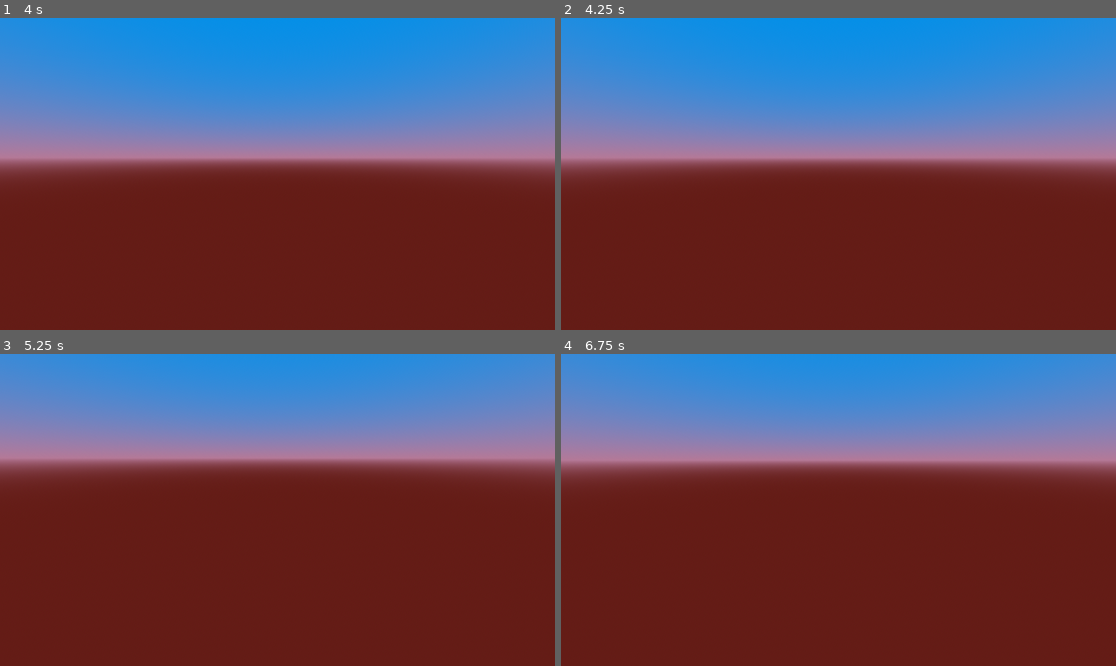
Above: before the commit, frames 1-4 (two rows, left to right).
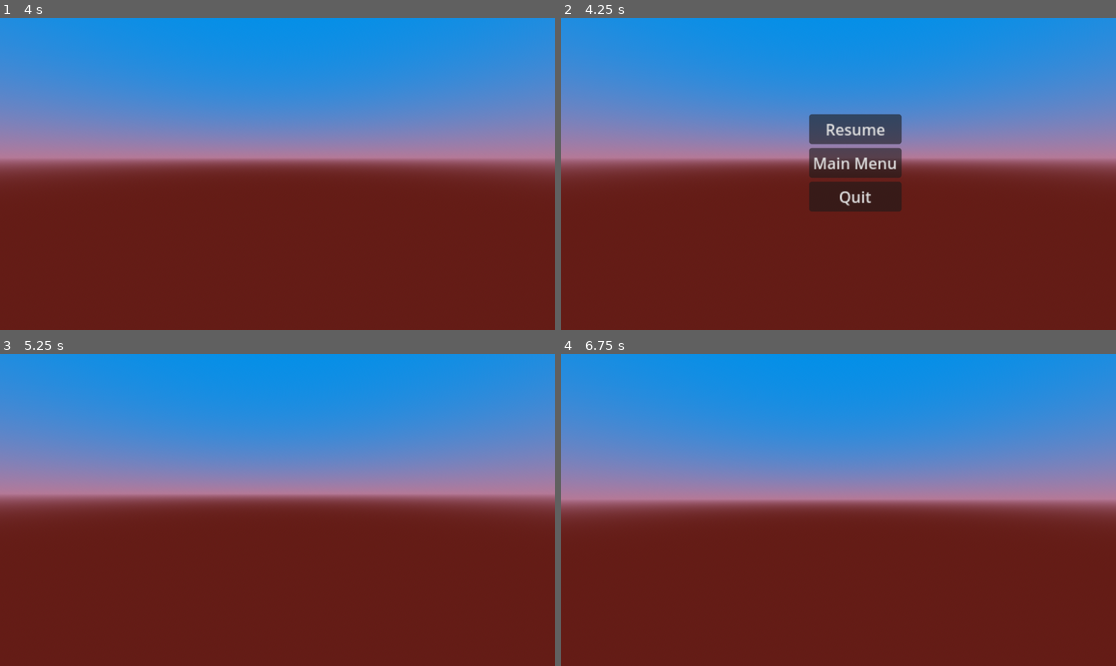
Above: after the commit, the same moments.

Repository: SaschaKreyling/Godot_Portal_Game
Game: Godot game, scene res://scenes/TestScene.tscn
Same seed, same stepped clock (60 frames per second), same inputs: the game is played once before the commit and once after it.
Inputs (mouse positions are in pixels of both pictures, inside the frame that each line leads up to):
- Up to frame 1 (4 s): tap Enter (ui_accept) at 0.5, 0.77, 1.25, 1.52, 2, 2.75, 3.02, 3.5, 3.77 s; move the mouse to (399, 158) at 0.52 s; hold Right (ui_right) 0.53-1.28 s; click (399, 158) at 0.67 s; move the mouse to (249, 174) at 1.27 s; hold Up (ui_up) from 1.28 s (still down); move the mouse to (288, 167) at 2.02 s; move the mouse to (271, 180) at 2.77 s; click (271, 180) at 2.92 s; move the mouse to (316, 177) at 3.52 s
- Up to frame 2 (4.25 s): keep holding Up (ui_up); tap Escape (pause, bound only after the commit) at 4.15 s
- Up to frame 3 (5.25 s): release Up (ui_up) at 4.25 s; click (294, 466) at 4.25 s, where only the run after the commit has a clickable "Resume"; tap Enter (ui_accept) at 5 s; move the mouse to (233, 506) at 5.02 s; hold Up (ui_up) from 5.03 s (still down)
- Up to frame 4 (6.75 s): tap Enter (ui_accept) at 5.27 s; move the mouse to (844, 510) at 5.77 s; click (844, 510) at 5.92 s; move the mouse to (816, 503) at 6.52 s; release Up (ui_up) at 6.53 s; hold Right (ui_right) from 6.53 s (still down)

Frame 1 is identical in both runs. In frame 2, 4.8% of the frame differs, in the area x 44-62%, y 30-62%; in frame 3, 48%; in frame 4, 50%, in the area x 0-100%, y 0-53%.

Commit message:
Menus added
Main, options and pause menu added

Diff:
--- /dev/null
+++ b/Menus/main_menu.tscn
@@ -0,0 +1,40 @@
+[gd_scene load_steps=2 format=3 uid="uid://y7jt45lgx6gs"]
+
+[ext_resource type="Script" path="res://scripts/main_menu.gd" id="1_xc0eh"]
+
+[node name="main_menu" type="Control"]
+layout_mode = 3
+anchors_preset = 5
+anchor_left = 0.5
+anchor_right = 0.5
+offset_left = -61.0
+offset_top = 200.0
+offset_right = -61.0
+offset_bottom = 200.0
+grow_horizontal = 2
+scale = Vector2(2, 2)
+script = ExtResource("1_xc0eh")
+
+[node name="MarginContainer" type="MarginContainer" parent="."]
+layout_mode = 0
+offset_right = 40.0
+offset_bottom = 40.0
+
+[node name="VBoxContainer" type="VBoxContainer" parent="MarginContainer"]
+layout_mode = 2
+
+[node name="play" type="Button" parent="MarginContainer/VBoxContainer"]
+layout_mode = 2
+text = "Play"
+
+[node name="options" type="Button" parent="MarginContainer/VBoxContainer"]
+layout_mode = 2
+text = "Options"
+
+[node name="exit" type="Button" parent="MarginContainer/VBoxContainer"]
+layout_mode = 2
+text = "Exit"
+
+[connection signal="pressed" from="MarginContainer/VBoxContainer/play" to="." method="_on_play_pressed"]
+[connection signal="pressed" from="MarginContainer/VBoxContainer/options" to="." method="_on_options_pressed"]
+[connection signal="pressed" from="MarginContainer/VBoxContainer/exit" to="." method="_on_exit_pressed"]
--- /dev/null
+++ b/Menus/options_menu.tscn
@@ -0,0 +1,35 @@
+[gd_scene load_steps=2 format=3 uid="uid://cdks8j1gl68ry"]
+
+[ext_resource type="Script" path="res://scripts/options_menu.gd" id="1_s44ue"]
+
+[node name="options_menu" type="Control"]
+layout_mode = 3
+anchors_preset = 5
+anchor_left = 0.5
+anchor_right = 0.5
+offset_left = -61.0
+offset_top = 200.0
+offset_right = -61.0
+offset_bottom = 200.0
+grow_horizontal = 2
+scale = Vector2(2, 2)
+script = ExtResource("1_s44ue")
+metadata/_edit_use_anchors_ = true
+
+[node name="MarginContainer" type="MarginContainer" parent="."]
+layout_mode = 0
+offset_right = 40.0
+offset_bottom = 40.0
+
+[node name="VBoxContainer" type="VBoxContainer" parent="MarginContainer"]
+layout_mode = 2
+
+[node name="Volume" type="Button" parent="MarginContainer/VBoxContainer"]
+layout_mode = 2
+text = "Volume"
+
+[node name="Back" type="Button" parent="MarginContainer/VBoxContainer"]
+layout_mode = 2
+text = "Back"
+
+[connection signal="pressed" from="MarginContainer/VBoxContainer/Back" to="." method="_on_back_pressed"]
--- /dev/null
+++ b/Menus/pause_menu.tscn
@@ -0,0 +1,41 @@
+[gd_scene load_steps=2 format=3 uid="uid://dhit0w3r7capu"]
+
+[ext_resource type="Script" path="res://scripts/pause_menu.gd" id="1_obsqm"]
+
+[node name="pause_menu" type="Control"]
+layout_mode = 3
+anchors_preset = 5
+anchor_left = 0.5
+anchor_right = 0.5
+offset_left = -61.0
+offset_top = 200.0
+offset_right = -61.0
+offset_bottom = 200.0
+grow_horizontal = 2
+scale = Vector2(2, 2)
+script = ExtResource("1_obsqm")
+
+[node name="MarginContainer" type="MarginContainer" parent="."]
+layout_mode = 0
+offset_right = 40.0
+offset_bottom = 40.0
+
+[node name="VBoxContainer" type="VBoxContainer" parent="MarginContainer"]
+layout_mode = 2
+
+[node name="resume" type="Button" parent="MarginContainer/VBoxContainer"]
+layout_mode = 2
+text = "Resume
+"
+
+[node name="exit_to_main" type="Button" parent="MarginContainer/VBoxContainer"]
+layout_mode = 2
+text = "Main Menu"
+
+[node name="quit" type="Button" parent="MarginContainer/VBoxContainer"]
+layout_mode = 2
+text = "Quit"
+
+[connection signal="pressed" from="MarginContainer/VBoxContainer/resume" to="." method="_on_resume_pressed"]
+[connection signal="pressed" from="MarginContainer/VBoxContainer/exit_to_main" to="." method="_on_exit_to_main_pressed"]
+[connection signal="pressed" from="MarginContainer/VBoxContainer/quit" to="." method="_on_quit_pressed"]
--- a/project.godot
+++ b/project.godot
@@ -14,3 +14,11 @@
 run/main_scene="res://scenes/TestScene.tscn"
 config/features=PackedStringArray("4.3", "Forward Plus")
 config/icon="res://icon.svg"
+
+[input]
+
+pause={
+"deadzone": 0.5,
+"events": [Object(InputEventKey,"resource_local_to_scene":false,"resource_name":"","device":-1,"window_id":0,"alt_pressed":false,"shift_pressed":false,"ctrl_pressed":false,"meta_pressed":false,"pressed":false,"keycode":0,"physical_keycode":4194305,"key_label":0,"unicode":0,"location":0,"echo":false,"script":null)
+]
+}
--- a/scenes/TestScene.tscn
+++ b/scenes/TestScene.tscn
@@ -1,15 +1,21 @@
-[gd_scene load_steps=4 format=3 uid="uid://c4ysh8hrr0kvy"]
+[gd_scene load_steps=6 format=3 uid="uid://c4ysh8hrr0kvy"]
 
 [ext_resource type="PackedScene" uid="uid://c4hom0ownjibx" path="res://scenes/player.tscn" id="1_0k6th"]
+[ext_resource type="Script" path="res://scripts/test_scene.gd" id="1_2nycv"]
 [ext_resource type="PackedScene" uid="uid://bsow8susscqvf" path="res://scenes/portal.tscn" id="1_3tbpf"]
+[ext_resource type="PackedScene" uid="uid://dhit0w3r7capu" path="res://Menus/pause_menu.tscn" id="3_b32c5"]
 
 [sub_resource type="WorldBoundaryShape3D" id="WorldBoundaryShape3D_ldowc"]
 
 [node name="Node3D" type="Node3D"]
+script = ExtResource("1_2nycv")
 
 [node name="Player" parent="." instance=ExtResource("1_0k6th")]
 unique_name_in_owner = true
-transform = Transform3D(1, 0, 0, 0, 1, 0, 0, 0, 1, 18, 0, -13)
+transform = Transform3D(1, 0, 0, 0, 1, 0, 0, 0, 1, 17.8445, 0, -12.8445)
+
+[node name="pause_menu" parent="Player" instance=ExtResource("3_b32c5")]
+visible = false
 
 [node name="Portal" parent="." node_paths=PackedStringArray("linkedPortal") instance=ExtResource("1_3tbpf")]
 transform = Transform3D(0.965926, 0, -0.258819, 0, 1, 0, 0.258819, 0, 0.965926, 4.89609, 0, 1.27621)
--- /dev/null
+++ b/scripts/main_menu.gd
@@ -0,0 +1,14 @@
+extends Control
+
+
+
+func _on_play_pressed() -> void:
+	get_tree().change_scene_to_file("res://scenes/TestScene.tscn")
+
+
+func _on_options_pressed() -> void:
+	get_tree().change_scene_to_file("res://Menus/options_menu.tscn")
+
+
+func _on_exit_pressed() -> void:
+	get_tree().quit()
--- /dev/null
+++ b/scripts/options_menu.gd
@@ -0,0 +1,5 @@
+extends Control
+
+
+func _on_back_pressed() -> void:
+	get_tree().change_scene_to_file("res://Menus/main_menu.tscn")
--- /dev/null
+++ b/scripts/pause_menu.gd
@@ -0,0 +1,13 @@
+extends Control
+
+@onready var main = $"../../"
+
+func _on_resume_pressed() -> void:
+	main.pauseMenu()
+
+func _on_exit_to_main_pressed() -> void:
+	Engine.time_scale = 1
+	get_tree().change_scene_to_file("res://Menus/main_menu.tscn")
+
+func _on_quit_pressed() -> void:
+	get_tree().quit()
--- /dev/null
+++ b/scripts/test_scene.gd
@@ -0,0 +1,20 @@
+extends Node3D
+
+@onready var pause_menu: Control = $Player/pause_menu
+var paused = false
+
+# Called every frame. 'delta' is the elapsed time since the previous frame.
+func _process(delta: float) -> void:
+	if Input.is_action_just_pressed("pause"):
+		pauseMenu()
+
+
+func pauseMenu():
+	if paused:
+		pause_menu.hide()
+		Engine.time_scale = 1
+	else:
+		pause_menu.show()
+		Engine.time_scale = 0
+
+	paused = !paused
